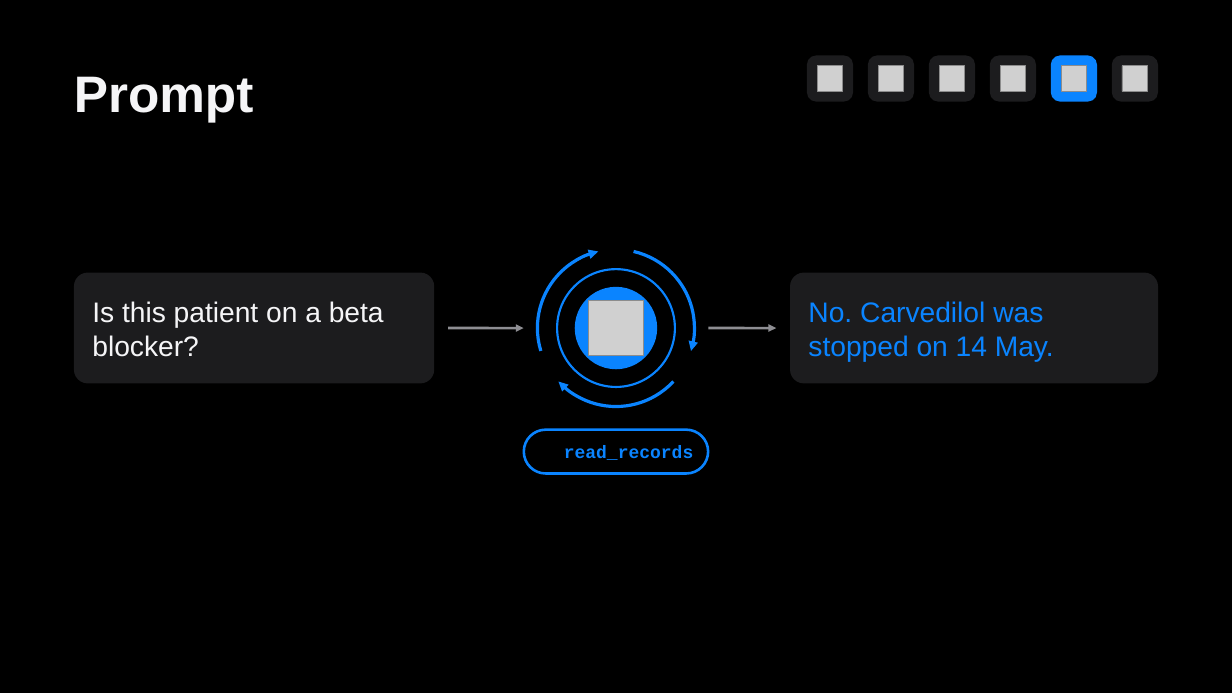
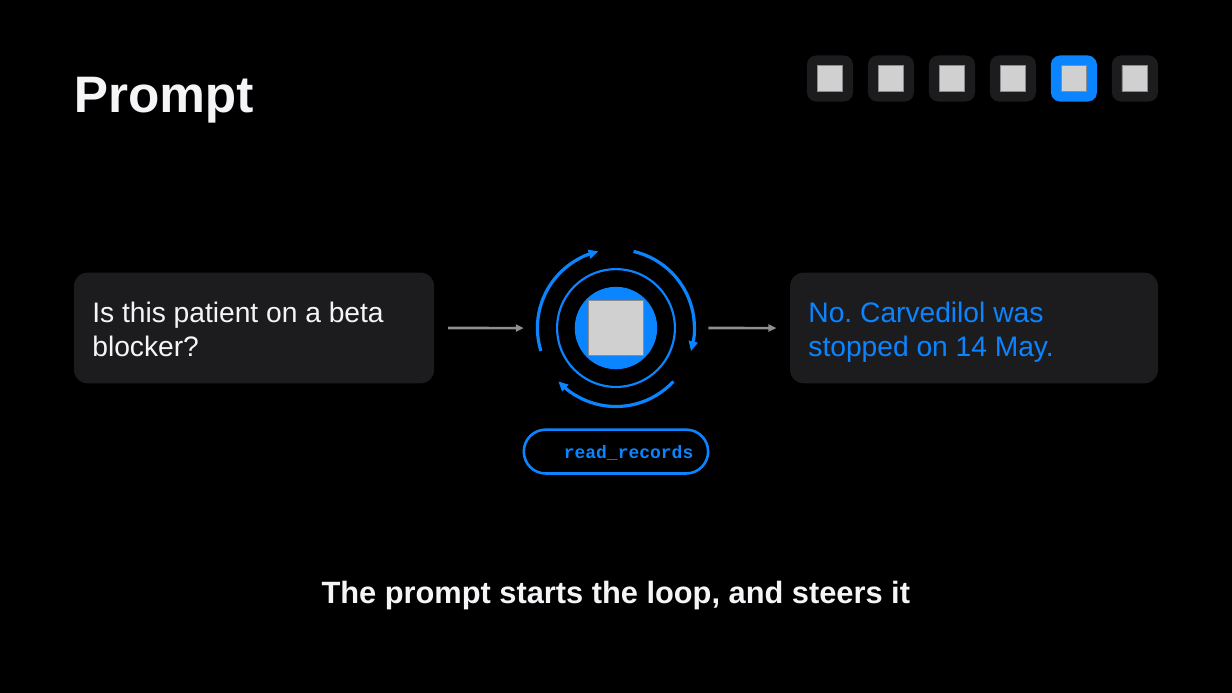
Before and after one commit to brunombatinica/qcor-2026, a slide deck: slide 32 of pptx/qcor-2026-combined.pptx. Drawn at 1232x693 pixels with LibreOffice and Linux fonts; fonts in the diff are those of the drawing; grey boxes stand for pictures; background and template pictures are left out. Boxes give left, top, right and bottom in pixels: in the first picture for what was removed or moved away, otherwise in the second. Text is boxed around its words. In the diff, an @@ line names an element or a change of style, - is before the commit and + after.

```diff
--- a/pptx/qcor-2026-combined.pptx
+++ b/pptx/qcor-2026-combined.pptx
@@ text added at bbox=[322, 580, 910, 609], 24 pt, text #F5F5F7, bold @@
+The prompt starts the loop, and steers it
```
Also in this commit, not shown: 6 other slides changed.
